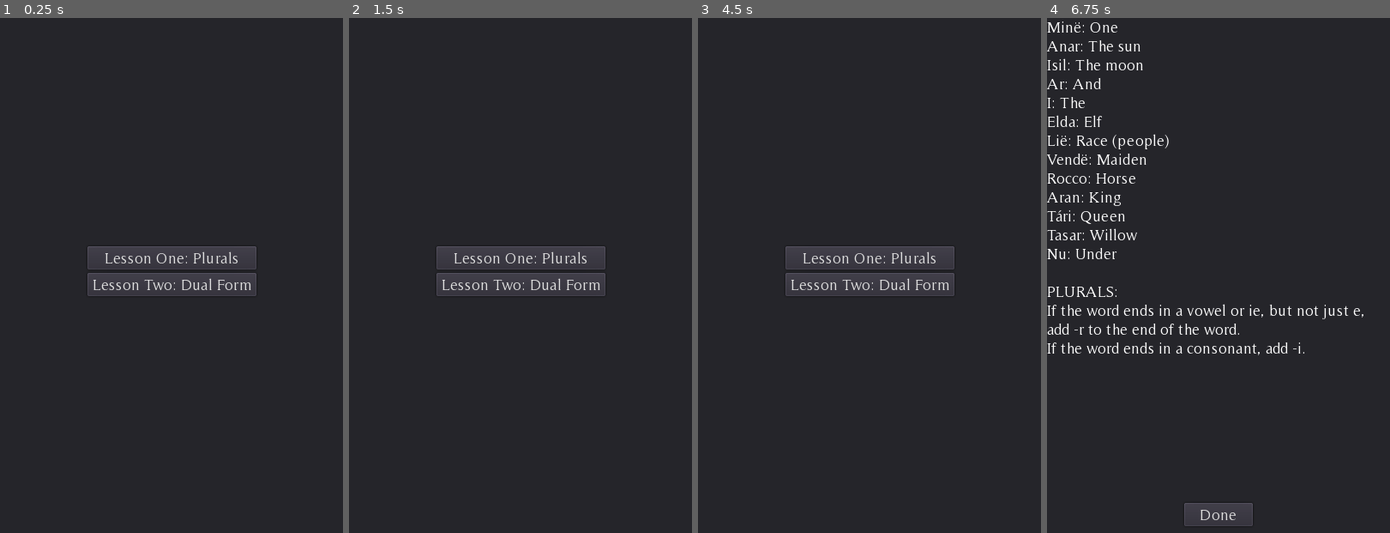
Above: before the commit, frames 1-4 (left to right).
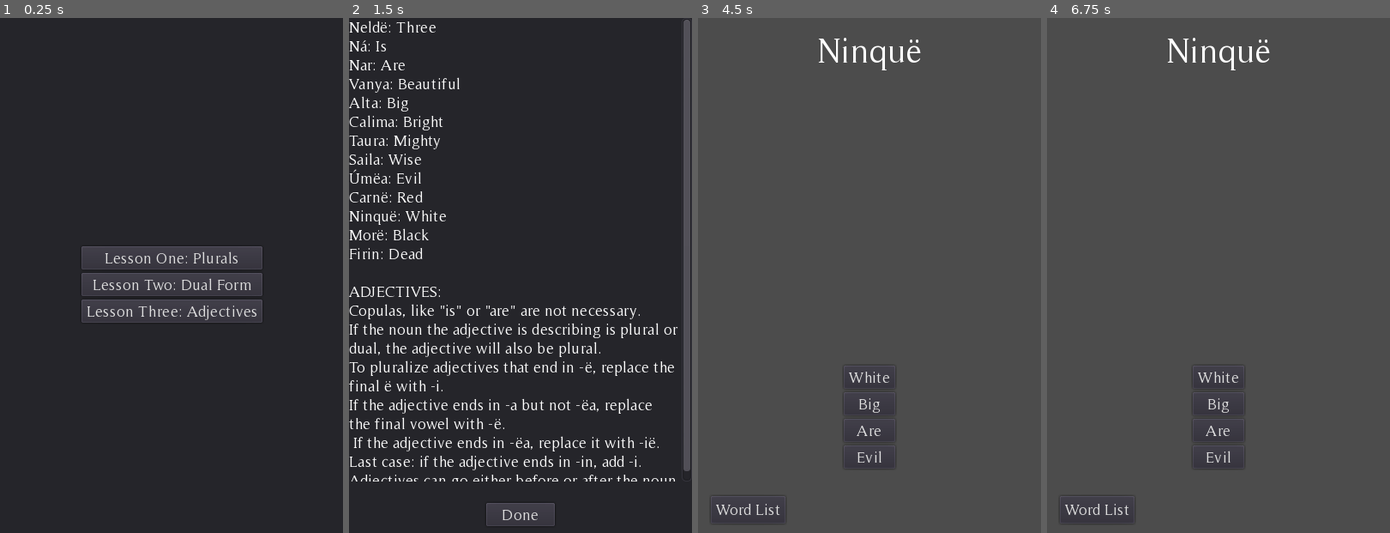
Above: after the commit, the same moments.

Repository: the-alex-g/QuenyaFlashcards
Game: Godot game, scene res://Main.tscn
The game is run twice, just before and just after one commit, with the same random seed, the same clock (stepped at 60 frames per second) and the same inputs. This scene is started directly instead of the project's main scene.
Inputs (mouse positions are in pixels of both pictures, inside the frame that each line leads up to):
- Up to frame 1 (0.25 s): no input
- Up to frame 2 (1.5 s): click (520, 311) at 0.5 s, where only the run after the commit has a clickable "Lesson Three: Adjectives"; click (520, 378) at 1.25 s
- Up to frame 3 (4.5 s): click (869, 404) at 2 s; click (869, 430) at 2.75 s; click (869, 455) at 3.5 s; click (869, 512) at 4.25 s, where only the run after the commit has a clickable "Done"
- Up to frame 4 (6.75 s): click "Word List" at 5 s; click (1218, 512) at 5.75 s, where only the run after the commit has a clickable "Done"; click (1218, 260) at 6.5 s, where only the run before the commit has a clickable "Lesson One: Plurals"

The runs differ from the first frame. In frame 1, 1.9% of the frame differs, in the area x 23-77%, y 44-60%; in frame 2, 13%; in frame 3, 95%; in frame 4, 96%, in the area x 0-100%, y 0-100%.

Commit message:
Add adjectives lesson

Diff:
--- a/project/Main.gd
+++ b/project/Main.gd
@@ -5,27 +5,6 @@
 # enums
 
 # constants
-const LESS_1_WORDS := { # Various words
-	'Alcar':'Glory',
-	'Alcarinqua':'Glorious',
-	'Alcarë':'Glory',
-	'Calima':'Bright',
-	'Únótimë':'Uncountable',
-	'Envyinyatar':'Renewer',
-	'Ulundë':'Flood',
-	'Eäruilë':'Seaweed',
-	'Ercassë':'Holly',
-	'Ohtar':'Warrior',
-	'Hrávë':'Flesh',
-	'Nahta':'A bite',
-	'Heru':'Lord',
-	'Nehtë':'Spearhead',
-	'Mahalma':'Throne',
-	'Hellë':'Sky',
-	'Tihtala':'Blinding',
-	'Hlócë':'Snake',
-	'Hísië':'Mist',
-}
 const LESS_2_WORDS := { # Plurals
 	'Minë':'One',
 	'Anar':'The sun',
@@ -61,7 +40,7 @@
 	'Talan (talam-)':'Floor',
 	'Nér (ner-)':'Man',
 	'Nís (niss-)':'Woman',
-	'Sar (sard-)':'Pebble',
+	'Sar (sard-)':'Pebble, stone',
 	'Alda':'Tree',
 	'Oron (oront-)':'Mountain',
 }
@@ -74,7 +53,7 @@
 	'Talamu':'Floors (dual)',
 	'Neru':'Men (dual)',
 	'Nissu':'Women (dual)',
-	'Sardu':'Pebbles (dual)',
+	'Sardu':'Pebbles, stones (dual)',
 	'Aldu':'Trees (dual)',
 	'Orontu':'Mountains (dual)',
 	'Hendi':'Hands',
@@ -84,6 +63,31 @@
 	'Aldar':'Trees',
 }
 const LESS_3_RULES := 'DUAL FORMS: \nDual forms are used to refer to naturally occuring pairs. \nIf the word ends in a  …(185 unchanged characters)…
+const LESS_4_WORDS := { #Adjectives
+	'Neldë':'Three',
+	'Ná':'Is',
+	'Nar':'Are',
+	'Vanya':'Beautiful',
+	'Alta':'Big',
+	'Calima':'Bright',
+	'Taura':'Mighty',
+	'Saila':'Wise',
+	'Úmëa':'Evil',
+	'Carnë':'Red',
+	'Ninquë':'White',
+	'Morë':'Black',
+	'Firin':'Dead',
+}
+const LESS_4_EXERCISES := {
+	'̈́Firini neri':'Dead men',
+	'I roccor nar ninqui':'The horses are white',
+	'Eldar nar sailë':'Elves are wise',
+	'I oron ná alta':'The mountain is big',
+	'Vanya aiwë':'Beautiful bird',
+	'I elen ná calima':'The star is bright',
+	'Aran taura':'Mighty king',
+}
+const LESS_4_RULES := 'ADJECTIVES: \nCopulas, like "is" or "are" are not necessary. \nIf the noun the adjective is describing is plural or dual, the adjective will also be plural. \nTo pluralize adjectives that end in -ë, replace the final ë with -i. \nIf the adjective ends in -a but not -ëa, replace the final vowel with -ë.\n If the adjective ends in -ëa, replace it with -ië. \nLast case: if the adjective ends in -in, add -i.\nAdjectives can go either before or after the noun.'
 # exported variables
 
 # variables
@@ -136,12 +140,15 @@
 		var answers = [answer]
 		var steev := _working_list.keys()
 		steev.erase(answer)
-		for x in 3:
+		var number_of_answers := 0
+		while number_of_answers <= 3:
 			index = randi()%steev.size()
 			var q:String = steev[index]
 			var fake_answer:String = _working_list[q]
-			answers.append(fake_answer)
-			steev.remove(index)
+			if not answers.has(fake_answer):
+				answers.append(fake_answer)
+				steev.remove(index)
+				number_of_answers += 1
 		answers.shuffle()
 		_answer_buttons.set_answers(answers, answer)
 		_question_label.text = question
--- a/project/Main.tscn
+++ b/project/Main.tscn
@@ -132,6 +132,13 @@
 text = "Lesson Two: Dual Form"
 lesson_number = 3
 
+[node name="LessonButton3" parent="LessonPanel/VBoxContainer" instance=ExtResource( 3 )]
+margin_top = 28.0
+margin_right = 217.0
+margin_bottom = 52.0
+text = "Lesson Three: Adjectives"
+lesson_number = 4
+
 [node name="Correct" type="AudioStreamPlayer" parent="."]
 stream = ExtResource( 6 )
 
@@ -168,4 +175,5 @@
 [connection signal="pressed" from="Panel/ReadyButton" to="." method="_on_ReadyButton_pressed"]
 [connection signal="custom_pressed" from="LessonPanel/VBoxContainer/LessonButton" to="." method="_on_LessonButton_pressed"]
 [connection signal="custom_pressed" from="LessonPanel/VBoxContainer/LessonButton2" to="." method="_on_LessonButton_pressed"]
+[connection signal="custom_pressed" from="LessonPanel/VBoxContainer/LessonButton3" to="." method="_on_LessonButton_pressed"]
 [connection signal="timeout" from="LessonFinishedTimer" to="." method="_on_LessonFinishedTimer_timeout"]
--- a/project/PasswordScreen.gd
+++ b/project/PasswordScreen.gd
@@ -5,7 +5,7 @@
 # enums
 
 # constants
-const PASSWORD := 'GreyHavens'
+const PASSWORD := 'Grey Havens'
 
 # exported variables
 
